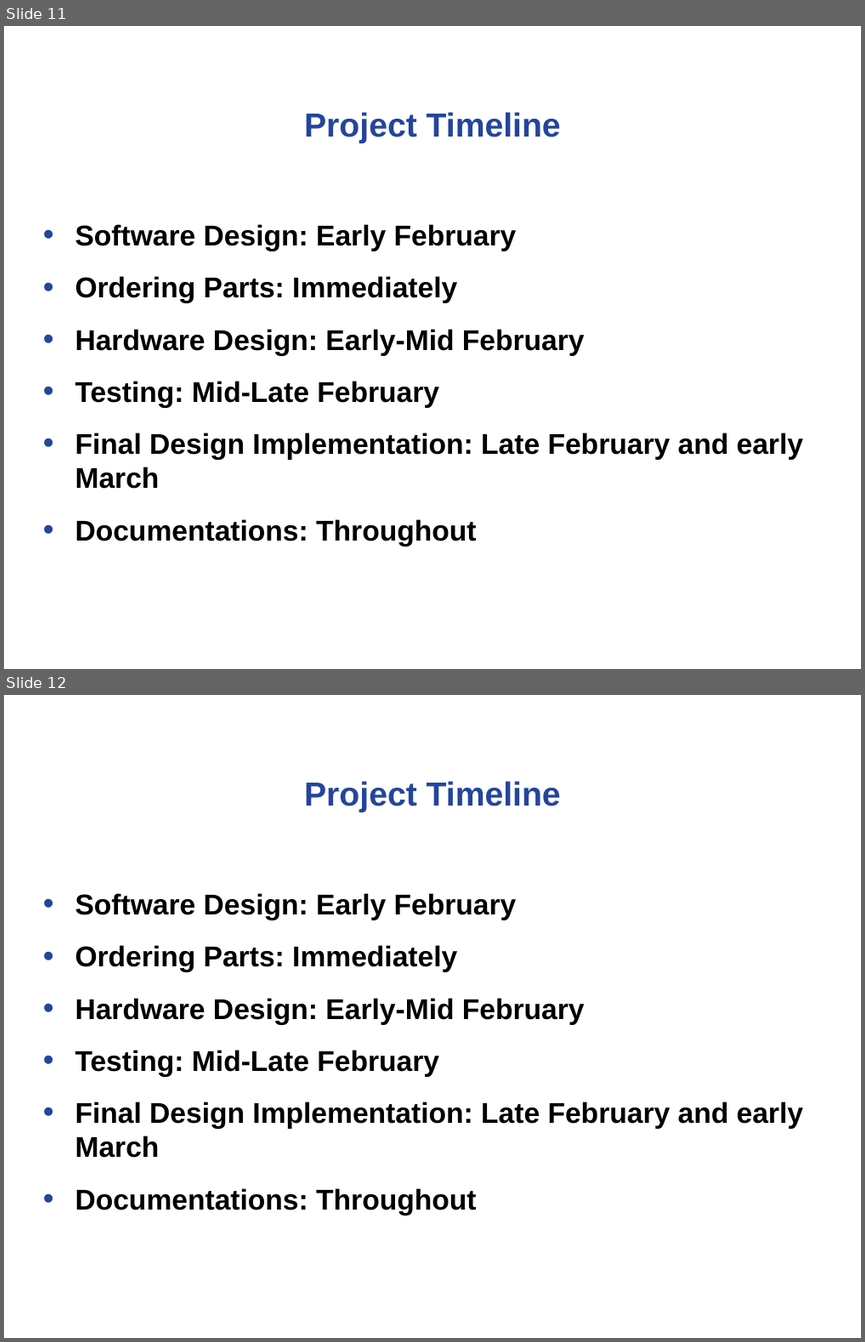
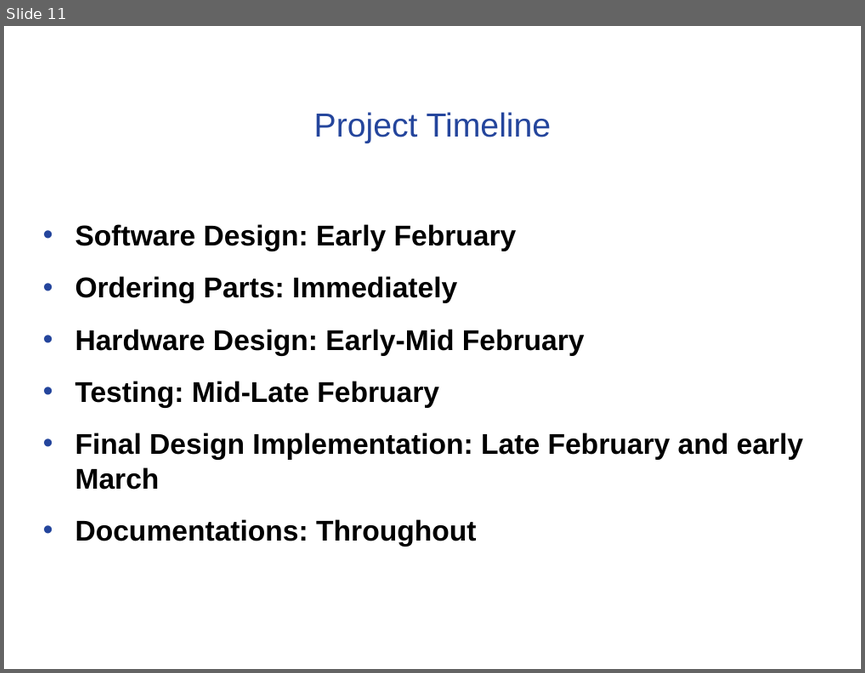
Before and after one commit to noahterickson/DigitalDash, a slide deck: Proposal/Project Proposal.ppt. Shown one above the other, each under a label of ours: slides 11 and 12 before the commit, slide 11 after it. The pictures are 865x1342 and 865x673 pixels, drawn with LibreOffice and Linux fonts; fonts in the diff are those of the drawing; background and template pictures are left out. Boxes give left, top, right and bottom in pixels: in the first picture for what was removed or moved away, otherwise in the second. Text is boxed around its words. In the diff, an @@ line names an element or a change of style, - is before the commit and + after.

Commit message:
updated
updated

```diff
--- a/Proposal/Project Proposal.ppt
+++ b/Proposal/Project Proposal.ppt
@@ slide 12 removed at (x1=4, y1=695, x2=861, y2=1338), background #FFFFFF @@
@@ text removed at (x1=304, y1=781, x2=561, y2=812) @@
-Project Timeline
@@ text removed at (x1=75, y1=893, x2=803, y2=1157) @@
-• Software Design: Early February
-• Ordering Parts: Immediately
-• Hardware Design: Early-Mid February
-• Testing: Mid-Late February
-• Final Design Implementation: Late February and early March
-• Documentations: Throughout
@@ slide 11 changed as well @@
@@ text "Project Timeline" at (x1=314, y1=112, x2=551, y2=143): bold off @@
```
Also in this commit, not shown: 11 other slides changed.
